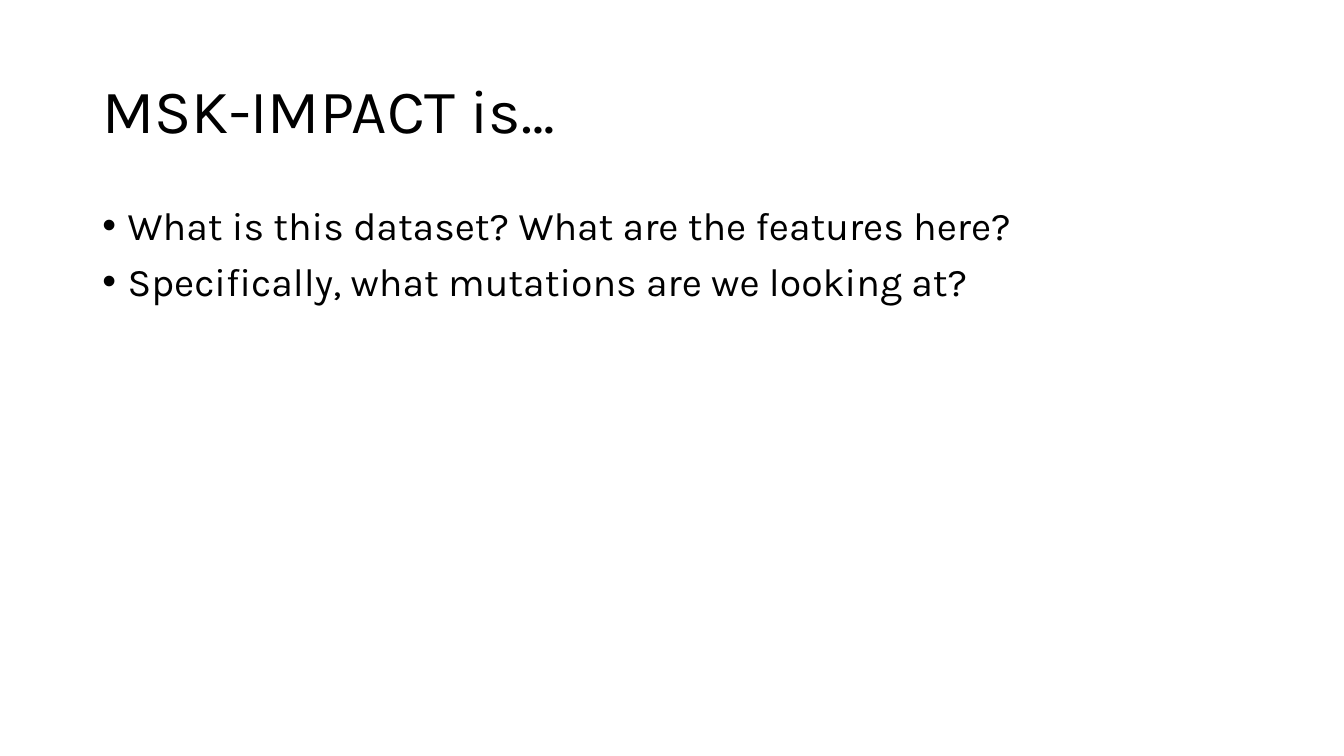
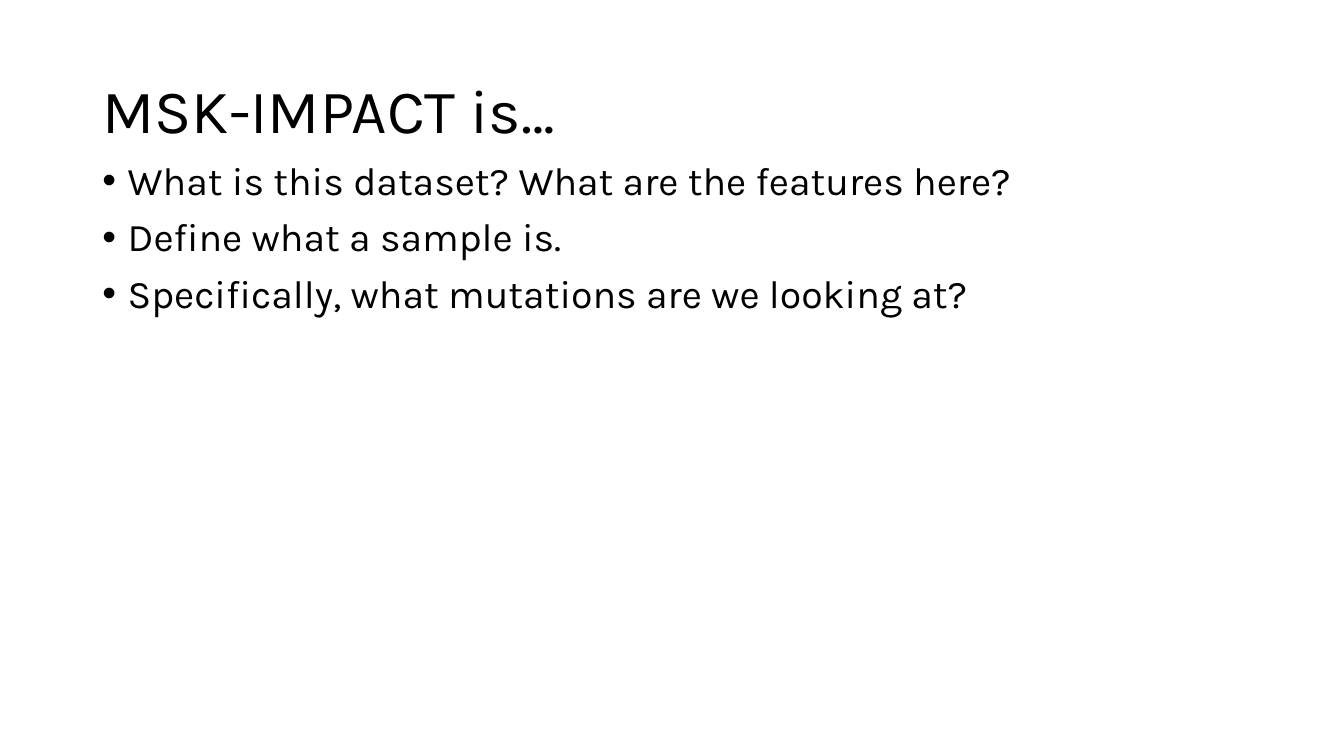
Before and after one commit to Hammerb88/AI-Health-Project, a slide deck: slide 4 of Demo 1.pptx (slide 3 before the commit). Drawn at 1344x756 pixels with LibreOffice and Linux fonts; fonts in the diff are those of the drawing. Boxes give left, top, right and bottom in pixels: in the first picture for what was removed or moved away, otherwise in the second. Text is boxed around its words. In the diff, an @@ line names an element or a change of style, - is before the commit and + after.

Commit message:
updated presentation

```diff
--- a/Demo 1.pptx
+++ b/Demo 1.pptx
@@ text "What is this dataset? What ...": place and size @@
-text "What is this dataset? What ..." at (128, 213, 1010, 306)
+text "What is this dataset? What ..." at (128, 168, 1010, 318)
@@ text at (128, 224, 561, 261): paragraph added @@
+• Define what a sample is.
```
Also in this commit, not shown: 3 other slides changed, 5 slides added, 4 slides removed.
